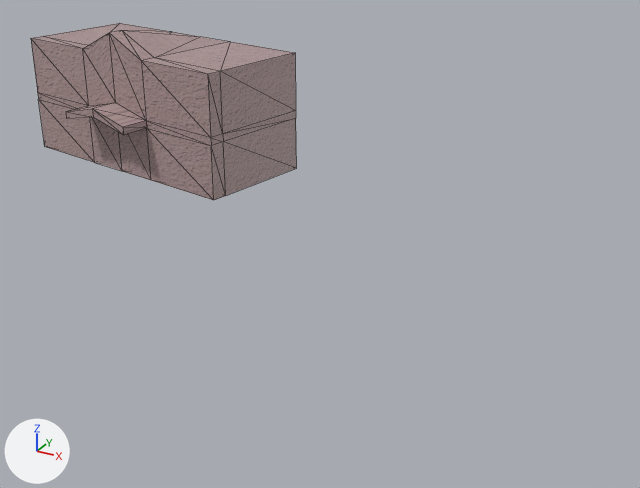
Renders of the glTF model assets/models/CCR.gltf from each side of a commit.
Both versions are drawn from a 50 mm camera at (5.27, -7.69, 1.42) aimed at (3.73, -4.89, 0.03). Arrows for +X, +Y and +Z are at lower left; the lights stay in place. Mesh edges are drawn as thin lines. Vertices at the same position are counted once.

Names of what the first picture shows: 'CCR'.
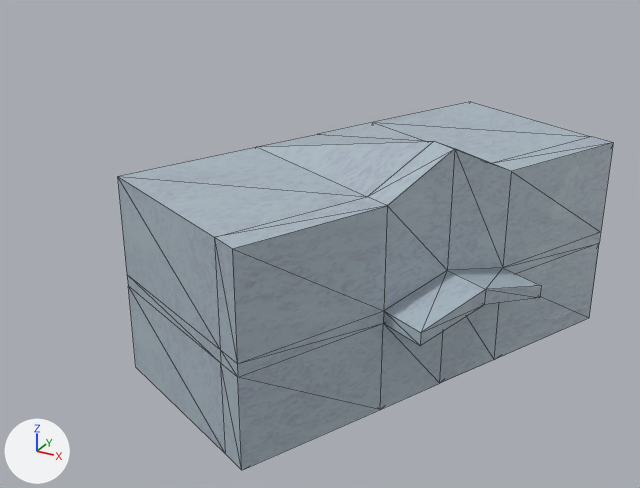
Diff of the bpy script that builds the scene:
```diff
--- a/assets/models/CCR.gltf.py
+++ b/assets/models/CCR.gltf.py
@@ img_ccr_1 @@
+img_ccr_1 = load_image('CCR 1', '_unpacked/CCR_1', 1024, 1024, 'sRGB')
@@ img_ccr_2 @@
+img_ccr_2 = load_image('CCR 2', '_unpacked/CCR_2', 1024, 1024, 'Non-Color')
@@ mat_pared_definitiva_mas_oscura_001 @@
+mat_pared_definitiva_mas_oscura_001 = bpy.data.materials.new('PARED DEFINITIVA MAS OSCURA.001')
+# uses the picture img_ccr_1
+# uses the picture img_ccr_2
@@ me_cubo_014 @@
 me_cubo_014.from_pydata(...)  # 60 vertices, 116 faces; spans x -1.0..1.48, y -1.0..1.0, z -1.0..1.35
 # used by ob_ccr; location = (2.46, -4.226, 0.278); rotation_euler = (0.0, 0.0, -1.75), in degrees (0, 0, -100); scale = (0.288, 0.641, 0.288)
+# me_cubo_014 part 1: 116 faces spanning x -1.0..1.48, y -1.0..1.0, z -1.0..1.35 switch from mat_imagen_7 (picture img_imagen_7) to mat_pared_definitiva_mas_oscura_001
@@ ob_ccr @@
 ob_ccr = bpy.data.objects.new('CCR', me_cubo_014)
-ob_ccr.location = (2.46, -4.226, 0.278)
-ob_ccr.rotation_euler = (0.0, 0.0, -1.75)  # degrees (0, 0, -100)
-ob_ccr.scale = (0.288, 0.641, 0.288)
+ob_ccr.location = (4.205, -5.382, 0.278)
+ob_ccr.rotation_euler = (0.0, 0.0, -0.436)  # degrees (0, 0, -25)
+ob_ccr.scale = (0.313, 0.698, 0.313)
```

What differs and where, as boxes (x1, y1, x2, y2) in the pictures (640 x 488 px):
'CCR', surface changed, moved, turned, rescaled: before (31, 23, 297, 200); after (117, 102, 613, 470)
